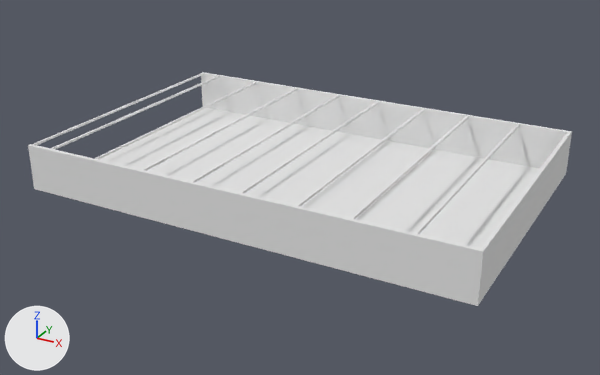
The Blender file NameSign/NameSign-Split.blend: old version first, new version second.
The view is the same before and after, from a 50 mm camera at (191.0, -354.0, 172.0) aimed at (0.0, -7.0, -1.0). Lighting does not change. The marker at lower left points along +X, +Y and +Z.
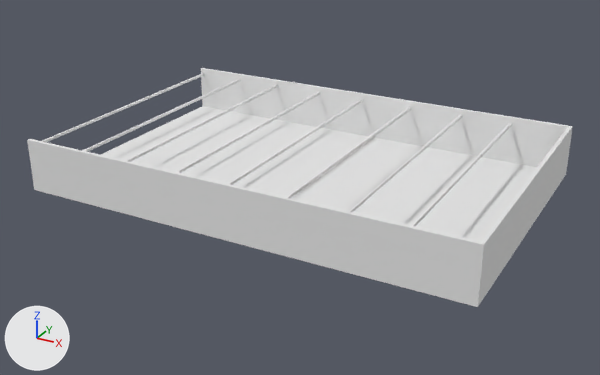
The change, as a list of edits to the scene's bpy script:
```text
Change me_cube:
    used by ob_cube; location = (0.0, 0.0, 0.0); scale = (117.0, 76.2, 0.5)
    remove me_cube.from_pydata(...)  # 108 vertices, 74 faces; spans x -1.0..1.0, y -1.0..1.0, z -1.0..47.0
    add me_cube.from_pydata(...)  # 84 vertices, 65 faces; spans x -1.0..1.0, y -1.0..1.0, z -1.0..26.4
    me_cube part 1: a new loose piece, a box spanning x -0.268..-0.258, y -0.974..0.974, z 22.432..23.722, in mat_material (white #e7e7e7)
    me_cube part 2: a new loose piece, a box spanning x 0.725..0.735, y -0.974..0.974, z 22.432..23.722, in mat_material (white #e7e7e7)
    me_cube part 3: a new loose piece, a box spanning x -0.024..-0.015, y -0.974..0.974, z 22.432..23.722, in mat_material (white #e7e7e7)
    me_cube part 4: a new loose piece, a box spanning x 0.233..0.243, y -0.974..0.974, z 22.432..23.722, in mat_material (white #e7e7e7)
    me_cube part 5: a new loose piece, a box spanning x 0.487..0.497, y -0.974..0.974, z 22.432..23.722, in mat_material (white #e7e7e7)
    me_cube part 6: a new loose piece, a box spanning x -0.52..-0.51, y -0.974..0.974, z 22.432..23.722, in mat_material (white #e7e7e7)
    me_cube part 7: a new loose piece, a box spanning x -0.75..-0.741, y -0.974..0.974, z 22.432..23.722, in mat_material (white #e7e7e7)
    me_cube part 8: a new loose piece, a box spanning x -0.985..-0.975, y -0.974..0.974, z 22.432..23.722, in mat_material (white #e7e7e7)
    me_cube part 9: 7 loose pieces with 56 vertices, spanning x -1.0..0.3, y -1.0..1.0, z 45.0..47.0, are deleted
    me_cube part 10
    40 vertices are removed from x -1.0..1.0, y -1.0..1.0, z -1.0..47.0
    46 faces are deleted
    8 new vertices lie (0.0, 0.0, 25.4) away from vertices in x -1.0..1.0, y -1.0..1.0, z 1.0
    17 new faces join them
Change ob_cube:
    ob_cube.scale: (117.0, 76.2, 0.5) -> (117.0, 76.2, 1.0)
```

Location of each change, [x1, y1, x2, y2] in pixels of the pictures (600 x 375 px):
'Cube', reshaped, rescaled
    before: [28, 72, 572, 306]
    after: [27, 68, 573, 307]
part 1 of me_cube, added
    after: [176, 92, 320, 173]
part 2 of me_cube, added
    after: [411, 122, 512, 226]
part 3 of me_cube, added
    after: [227, 99, 364, 185]
part 4 of me_cube, added
    after: [286, 106, 412, 198]
part 5 of me_cube, added
    after: [348, 114, 462, 212]
part 6 of me_cube, added
    after: [126, 85, 278, 162]
part 7 of me_cube, added
    after: [82, 79, 241, 152]
part 8 of me_cube, added
    after: [42, 73, 205, 142]
part 9 of me_cube, deleted
    before: [33, 73, 425, 206]
part 10 of me_cube, cut back
    before: [28, 72, 572, 306]
    after: [27, 68, 573, 307]
